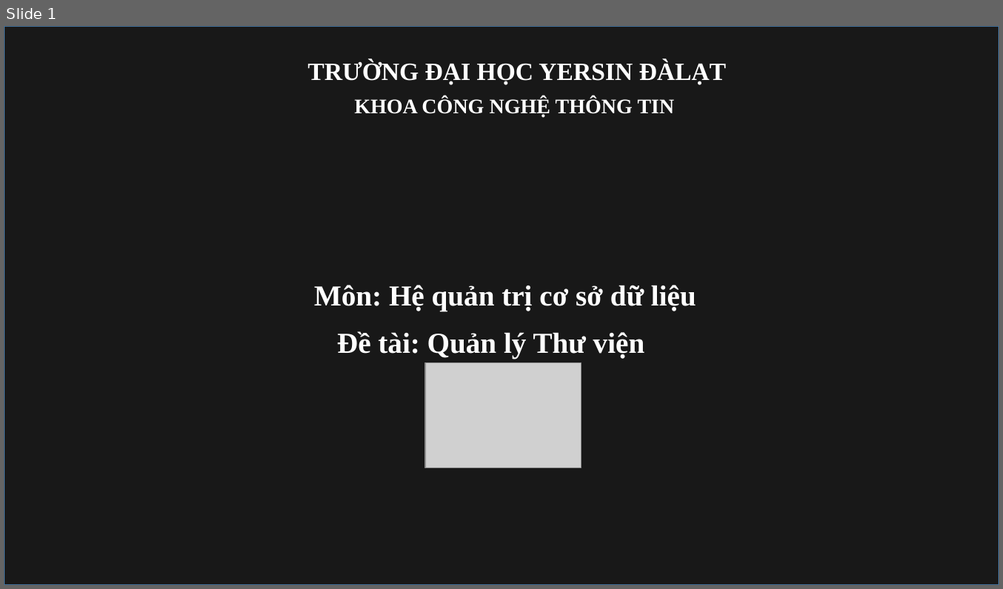
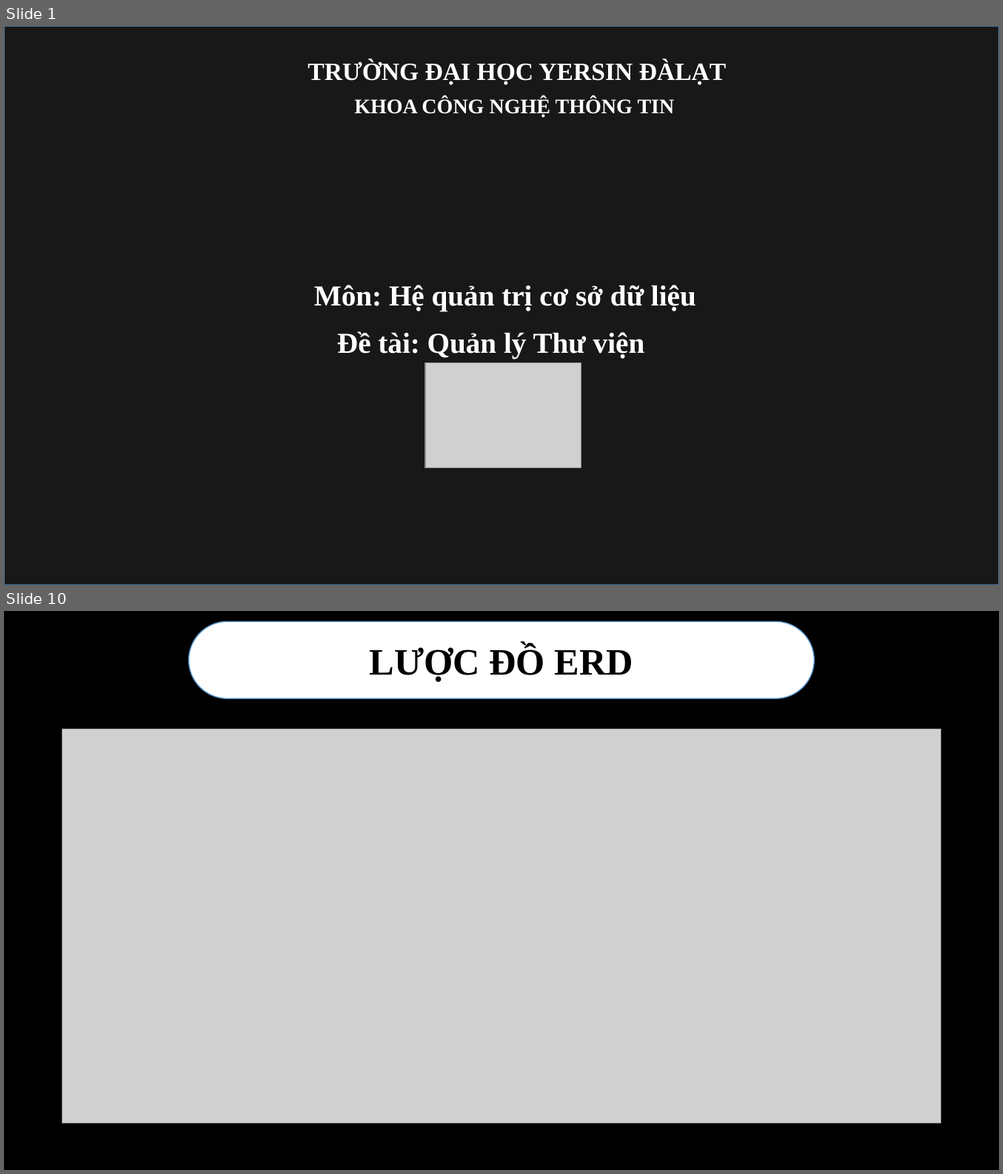
Before and after one commit to KVang05112002/QLYTHUVIEN, a slide deck: DoAn_QuanLyThuVien.pptx. Shown one above the other, each under a label of ours: slide 1 before the commit, slides 1 and 10 after it; the slides between them are not shown. The pictures are 1003x589 and 1003x1174 pixels, drawn with LibreOffice and Linux fonts; fonts in the diff are those of the drawing; grey boxes stand for pictures; background and template pictures are left out; a plain dark background stands for a picture behind light text. Boxes give left, top, right and bottom in pixels: in the first picture for what was removed or moved away, otherwise in the second. Text is boxed around its words. In the diff, an @@ line names an element or a change of style, - is before the commit and + after.

```diff
--- a/DoAn_QuanLyThuVien.pptx
+++ b/DoAn_QuanLyThuVien.pptx
@@ slide 10 added at [4, 611, 999, 1170], background #000000 @@
@@ rounded rectangle added at [189, 621, 814, 698], fill #FFFFFF, outline #5B9BD5 1 pt @@
@@ text added at [370, 645, 633, 682], 36 pt, text #000000, bold @@
+LƯỢC ĐỒ ERD
@@ picture added at [62, 729, 941, 1124] @@
```
Also in this commit, not shown: 12 other slides added, 1 slide removed, 2 other files.
